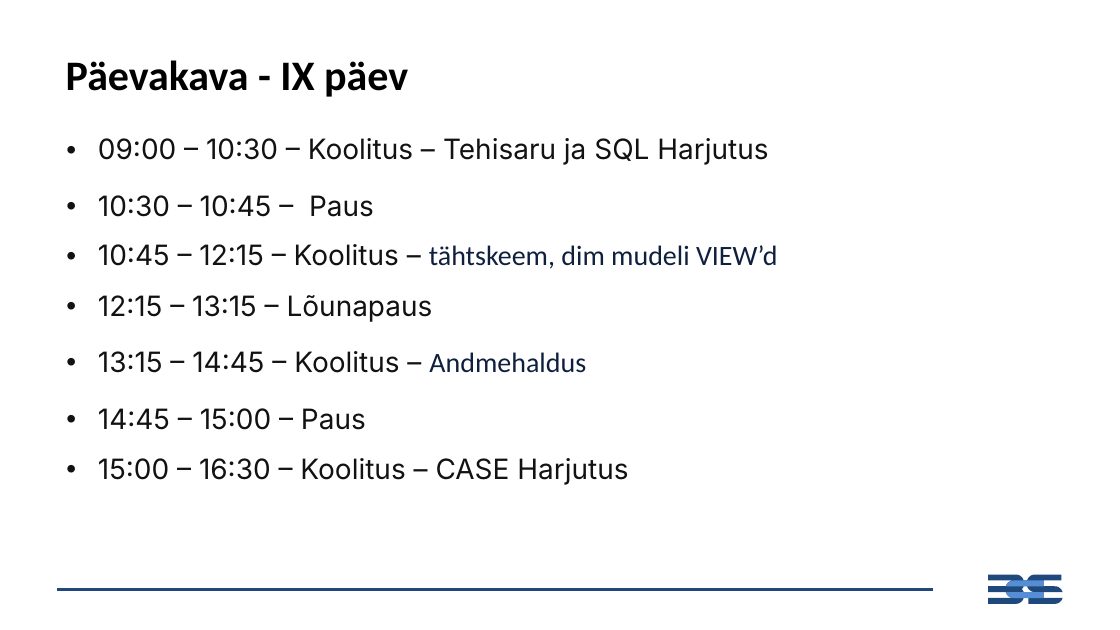
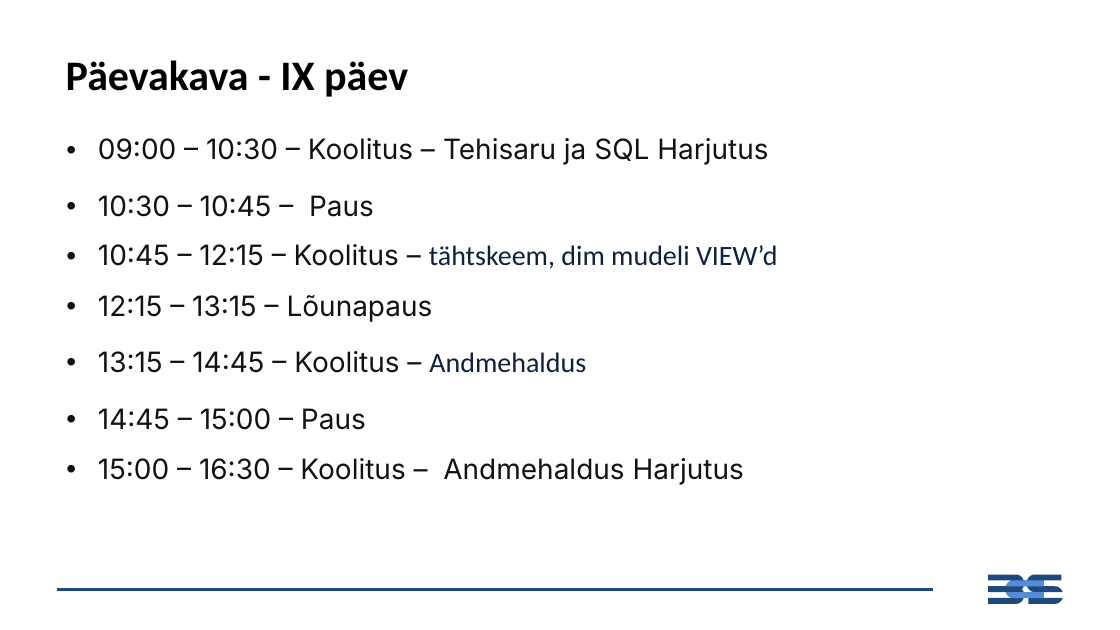
Before and after one commit to emilieabel/andmetarkus, a slide deck: slide 1 of Materjalid/Day9 Andmekorraldus Dim Fakt/9-paev-andmetarkus-esitlus.pptx. Drawn at 1120x630 pixels with LibreOffice and Linux fonts; fonts in the diff are those of the drawing. Boxes give left, top, right and bottom in pixels: in the first picture for what was removed or moved away, otherwise in the second. Text is boxed around its words. In the diff, an @@ line names an element or a change of style, - is before the commit and + after.

```diff
--- a/Materjalid/Day9 Andmekorraldus Dim Fakt/9-paev-andmetarkus-esitlus.pptx
+++ b/Materjalid/Day9 Andmekorraldus Dim Fakt/9-paev-andmetarkus-esitlus.pptx
@@ table at <box>57,117,1063,493</box> @@
-row 7, column 1: 15:00 – 16:30 – Koolitus – CASE Harjutus
+row 7, column 1: 15:00 – 16:30 – Koolitus – Andmehaldus Harjutus
```
Also in this commit, not shown: 1 other file.
